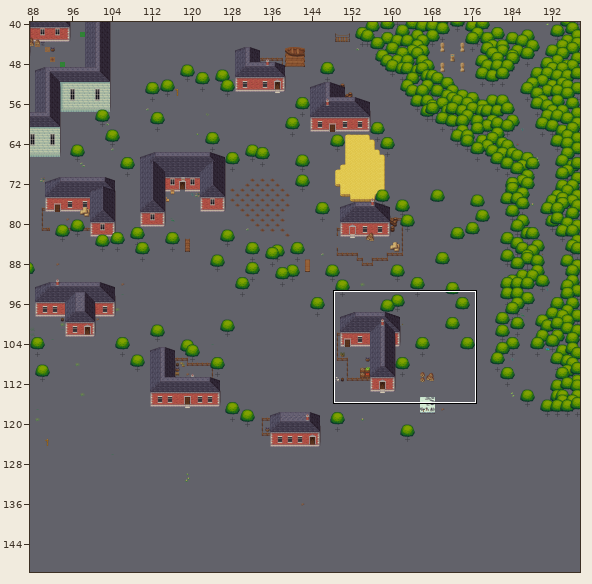
Tiled map: maps/main.tmx. The picture above shows the old version from afar; the outline marks the close-up.
Close-up. Before:
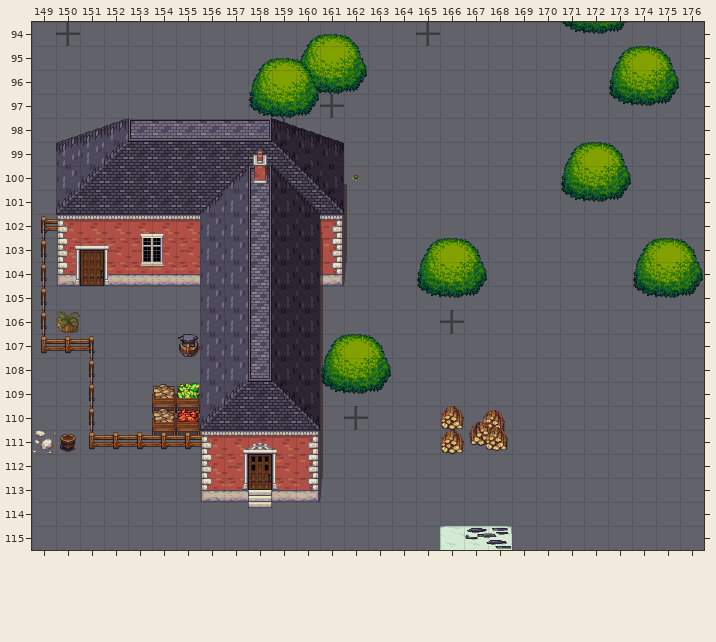
Cells are 32x32 px. Shown: x 149..176, y 94..115. The commit also changed other parts of the map, which this record leaves out. Not drawn, because the pictures are missing: unchanged layers "Fringe", "Terrain".
The same view after the edit:
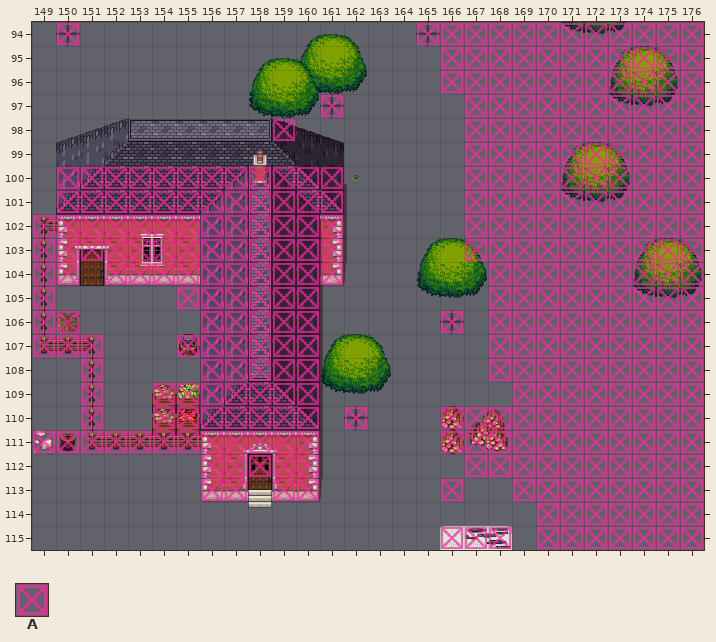
Key: from "collision": A 1.
_ is an empty cell.
Tiles of an added or newly shown layer are drawn over the layers below it.
See-through tiles are keyed as they look on the map.
From old to new:
Changed rows in their new state; . is an unchanged cell.
Layer "Collision" (now shown):
first column x 149:
 94 .A..............AAAAAAAAAAAA
 95 .................AAAAAAAAAAA
 96 .................AAAAAAAAAAA
 97 ............A.....AAAAAAAAAA
 98 ..........A.......AAAAAAAAAA
 99 ..................AAAAAAAAAA
100 .AAAAAAAAAAAA.....AAAAAAAAAA
101 .AAAAAAAAAAAA.....AAAAAAAAAA
102 AAAAAAAAAAAAA.....AAAAAAAAAA
103 AAAAAAAAAAAAA.....AAAAAAAAAA
104 AA.AAAAAAAAAA......AAAAAAAAA
105 A.....AAAAAA.......AAAAAAAAA
106 AA.....AAAAA.....A.AAAAAAAAA
107 AAA...AAAAAA.......AAAAAAAAA
108 ..A....AAAAA.......AAAAAAAAA
109 ..A..AAAAAAA........AAAAAAAA
110 ..A..AAAAAAA.A...AAAAAAAAAAA
111 AAAAAAAAAAAA.....AAAAAAAAAAA
112 .......AAAAA......AAAAAAAAAA
113 .......AA.AA.....A..AAAAAAAA
114 .....................AAAAAAA
115 .................AAA.AAAAAAA
